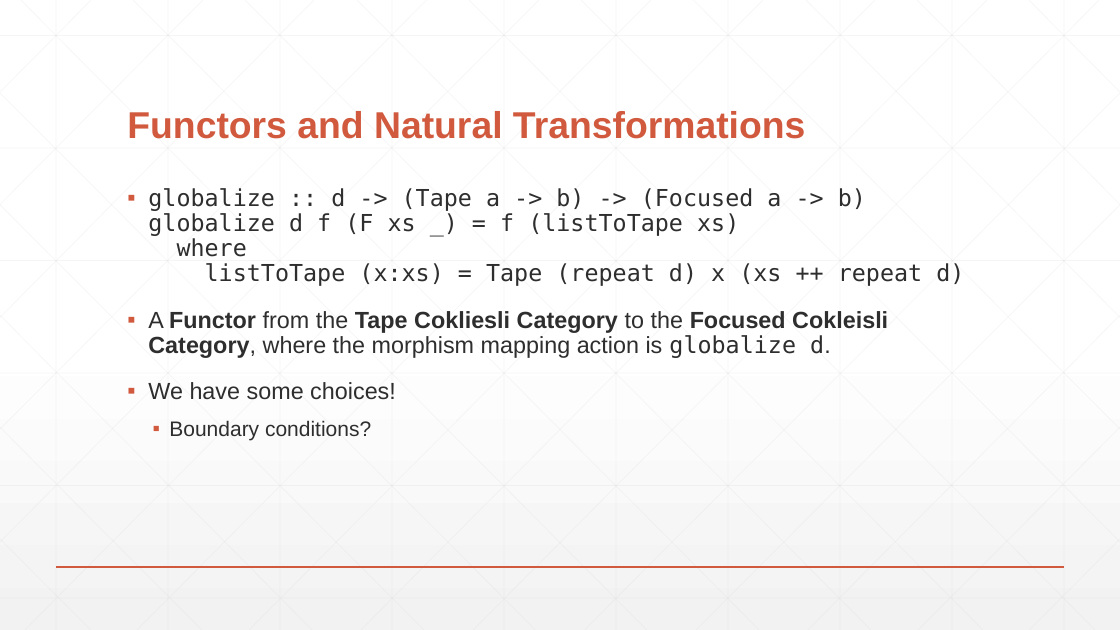
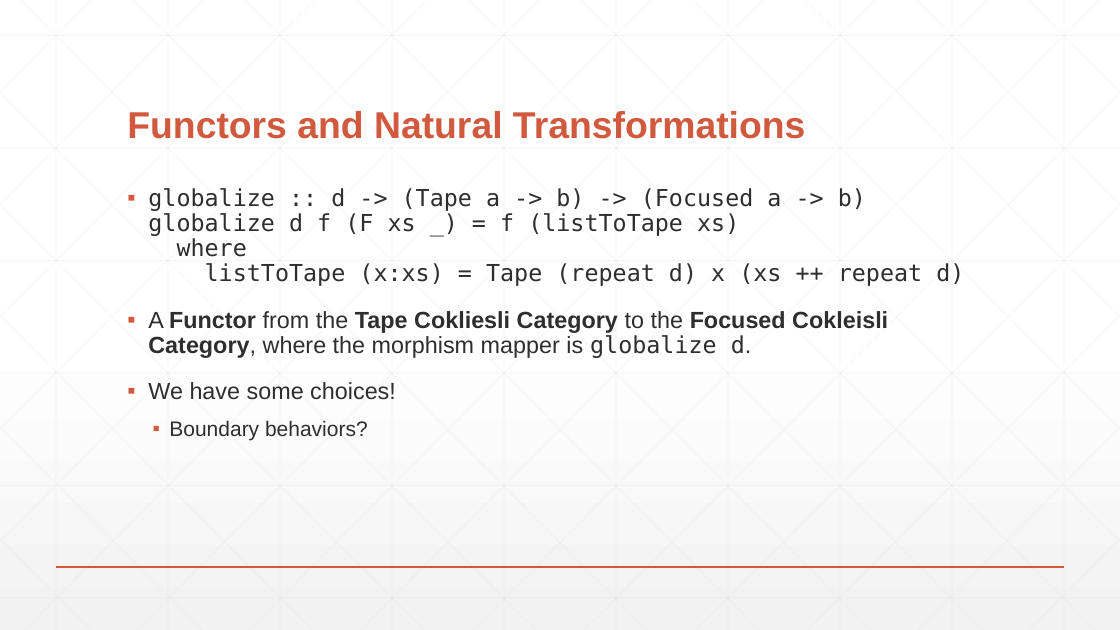
Before and after one commit to lambdaconf/lambdaconf-2016-usa, a slide deck: slide 27 of Functors, Comonads, and Digital Image Processing/FCDIP-LambdaConf16.pptx. Drawn at 1120x630 pixels with LibreOffice and Linux fonts; fonts in the diff are those of the drawing. Boxes give left, top, right and bottom in pixels: in the first picture for what was removed or moved away, otherwise in the second. Text is boxed around its words. In the diff, an @@ line names an element or a change of style, - is before the commit and + after.

```diff
--- a/Functors, Comonads, and Digital Image Processing/FCDIP-LambdaConf16.pptx
+++ b/Functors, Comonads, and Digital Image Processing/FCDIP-LambdaConf16.pptx
@@ text at (x1=148, y1=311, x2=888, y2=358): text changed; bold on @@
-▪ A Functor from the Tape Cokliesli Category to the Focused Cokleisli Category, where the morphism mapping action is globalize d.
+▪ A Functor from the Tape Cokliesli Category to the Focused Cokleisli Category, where the morphism mapper is globalize d.
@@ text at (x1=169, y1=420, x2=368, y2=441): text changed @@
-  ▪ Boundary conditions?
+  ▪ Boundary behaviors?
```
Also in this commit, not shown: 8 other slides changed, 1 slide added.
